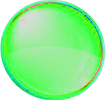
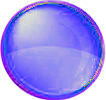
Comparing the layer stacks of the two 106 × 100 images. Changes:
painted on "图层 0" over 0, 0, 106, 100
